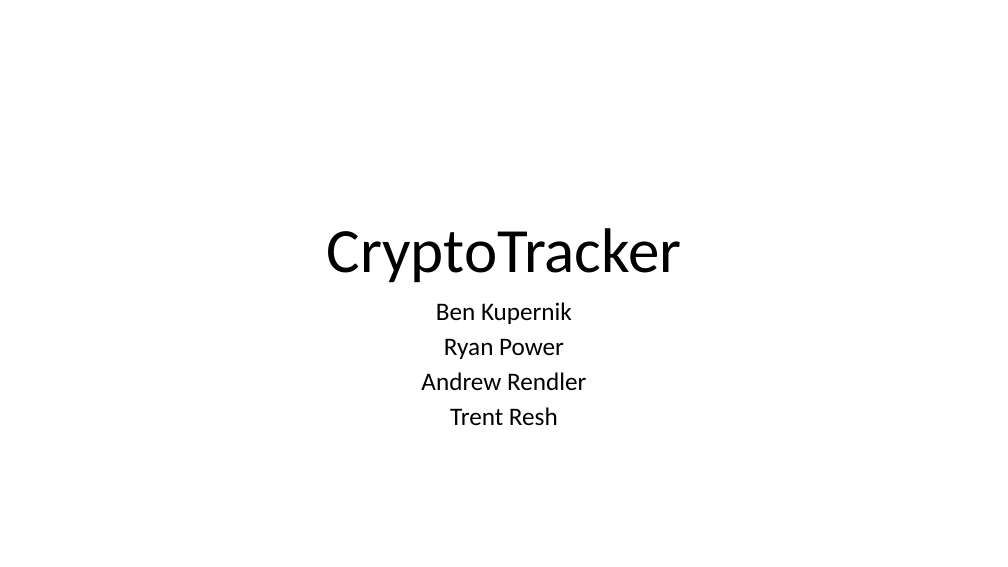
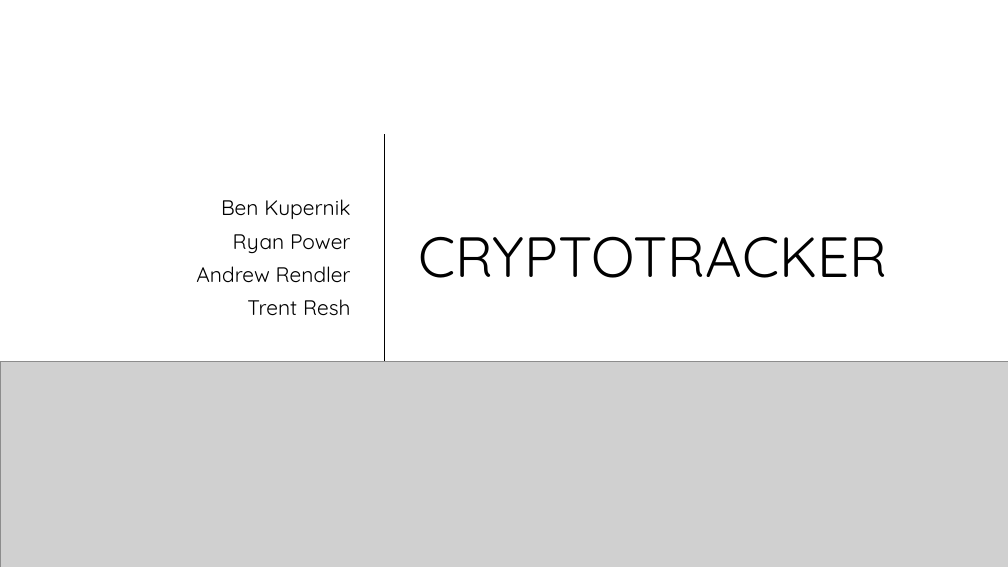
Before and after one commit to Andrew-Rendler/CSPB-3308-Project---Crypto-Tracker, a slide deck: slide 1 of CryptoTrackerPrez.pptx. Drawn at 1008x567 pixels with LibreOffice and Linux fonts; fonts in the diff are those of the drawing; grey boxes stand for pictures; background and template pictures are left out. Boxes give left, top, right and bottom in pixels: in the first picture for what was removed or moved away, otherwise in the second. Text is boxed around its words. In the diff, an @@ line names an element or a change of style, - is before the commit and + after.

```diff
--- a/CryptoTrackerPrez.pptx
+++ b/CryptoTrackerPrez.pptx
@@ subtitle "Ben Kupernik": place and size @@
-subtitle "Ben Kupernik" at (421,302,586,426)
+subtitle "Ben Kupernik" at (196,199,351,316)
@@ subtitle "Ben Kupernik" at (196,199,351,316): size 24 to 20 pt, font Calibri to Quicksand; alignment centre to right; line spacing 0.8 to 0.9; vertical alignment top to middle @@
@@ title "CRYPTOTRACKER" at (419,236,888,278): vertical alignment bottom to middle @@
@@ line added from (385, 134) to (385, 383), #000000 1.25 pt @@
@@ title at (419,236,888,278): text changed; size 60 to 54 pt; font Calibri to Quicksand @@
-CryptoTracker
+CRYPTOTRACKER
@@ picture added at (0,361,1008,567) @@
```
Also in this commit, not shown: 5 other slides changed, 2 slides added.
